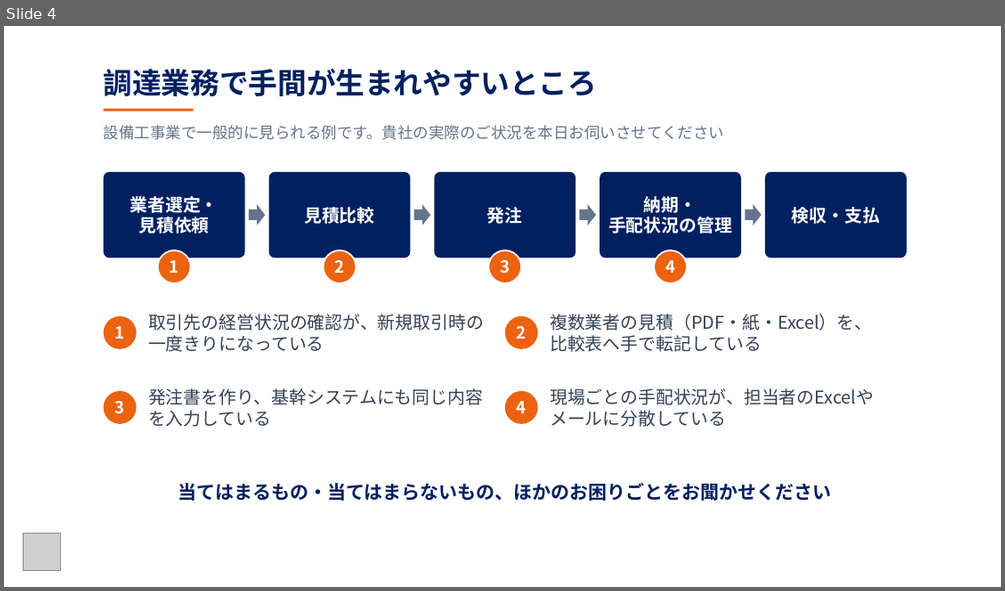
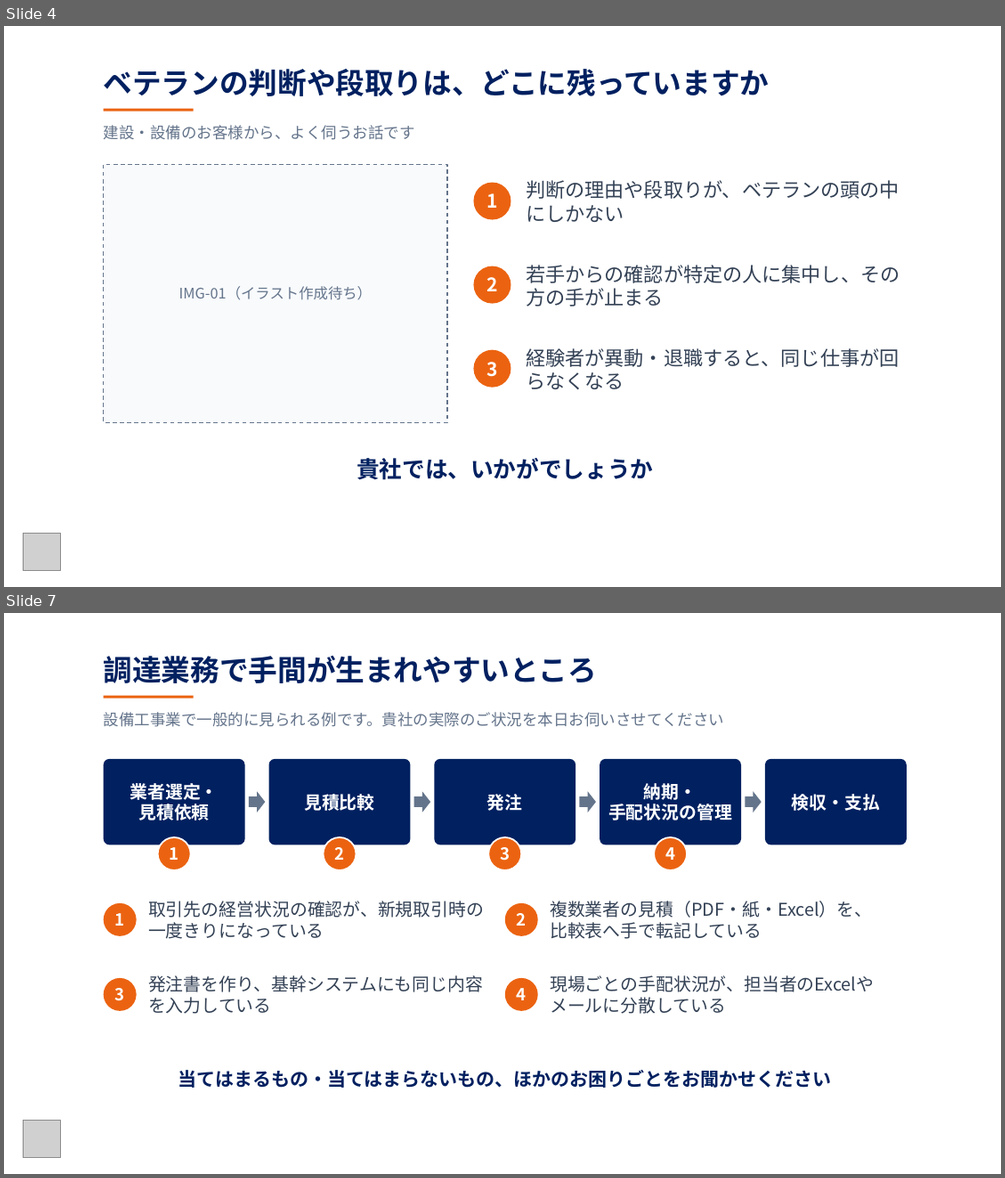
Before and after one commit to smiyagawa-code/-, a slide deck: tak-evac/outputs/TAKイーヴァック様_初回お打ち合わせ資料.pptx. Shown one above the other, each under a label of ours: slide 4 before the commit, slides 4 and 7 after it; the slides between them are not shown. The pictures are 1005x591 and 1005x1178 pixels, drawn with LibreOffice and Linux fonts; fonts in the diff are those of the drawing; grey boxes stand for pictures. Boxes give left, top, right and bottom in pixels: in the first picture for what was removed or moved away, otherwise in the second. Text is boxed around its words. In the diff, an @@ line names an element or a change of style, - is before the commit and + after.

```diff
--- a/tak-evac/outputs/TAKイーヴァック様_初回お打ち合わせ資料.pptx
+++ b/tak-evac/outputs/TAKイーヴァック様_初回お打ち合わせ資料.pptx
@@ slide 4 added at (4, 26, 1001, 587), background #FFFFFF @@
@@ text added at (104, 69, 769, 96), 28 pt, text #002060, bold @@
+ベテランの判断や段取りは、どこに残っていますか
@@ line added from (104, 110) to (194, 110), #EB6311 2.5 pt @@
@@ text added at (104, 125, 415, 140), 15 pt, text #64748B @@
+建設・設備のお客様から、よく伺うお話です
@@ rectangle added at (104, 164, 447, 422), fill #F8FAFC, outline #64748B 1 pt dashed @@
@@ ellipse added at (474, 183, 511, 220), fill #EB6311 @@
@@ text added at (526, 180, 899, 222), 19 pt, text #334155 @@
+判断の理由や段取りが、ベテランの頭の中にしかない
@@ text added at (486, 193, 497, 208), 18 pt, text #FFFFFF, bold @@
+1
@@ text added at (526, 265, 899, 306), 19 pt, text #334155 @@
+若手からの確認が特定の人に集中し、その方の手が止まる
@@ text added at (179, 286, 372, 300), 14 pt, text #64748B @@
+IMG-01（イラスト作成待ち）
@@ ellipse added at (474, 266, 511, 304), fill #EB6311 @@
@@ text added at (486, 277, 497, 291), 18 pt, text #FFFFFF, bold @@
+2
@@ ellipse added at (474, 350, 511, 387), fill #EB6311 @@
@@ text added at (486, 362, 497, 377), 18 pt, text #FFFFFF, bold @@
+3
@@ text added at (526, 348, 898, 390), 19 pt, text #334155 @@
+経験者が異動・退職すると、同じ仕事が回らなくなる
@@ text added at (356, 458, 653, 480), 22 pt, text #002060, bold @@
+貴社では、いかがでしょうか
@@ picture added at (23, 533, 60, 571) @@
@@ what was slide 4 is now slide 7 @@
```
Also in this commit, not shown: 5 slides changed, 2 other slides added, 4 other files.
